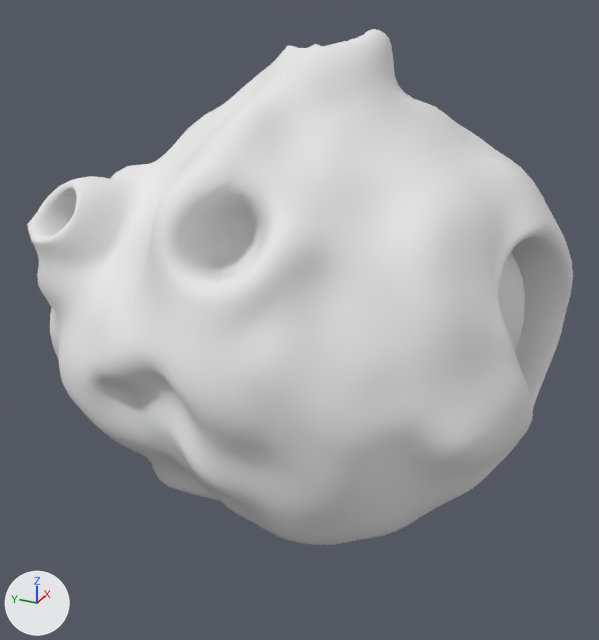
Renders of the OBJ model GDP/3D/Finished/asteroid OBJ.OBJ from each side of a commit.
Before and after are seen from a 50 mm camera at (-32.6, -13.9, 16.5) aimed at (-0.7, 0.5, 0.5). Lighting does not change. The marker at lower left points along +X, +Y and +Z. Where no turn or scale is listed for an object, it has been applied to the vertices.

Names of what the first picture shows: 'asteroid OBJ'.
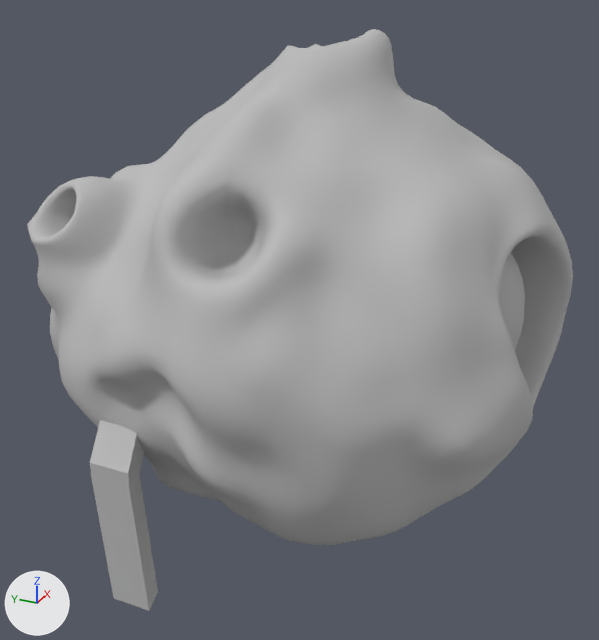
The newer file is also turned or shifted as a whole; pictures and numbers use the older file's frame.

Edits to the bpy script that builds the scene:
```text
Change mat_initialshadinggroup:
    mat_initialshadinggroup.base_color: (0.8, 0.8, 0.8) -> (0.5, 0.5, 0.5)  # white #e7e7e7 -> grey #bcbcbc
Change me_asteroid_obj:
    used by ob_asteroid_obj; location = (0.0, 0.0, 0.0)
    remove me_asteroid_obj.from_pydata(...)  # 6868 vertices, 6884 faces; spans x -11.4..10.6, y -10.9..13.3, z -7.9..13.2
    add me_asteroid_obj.from_pydata(...)  # 6884 vertices, 6898 faces; spans x -11.4..10.6, y -10.9..13.3, z -9.7..13.2
    me_asteroid_obj part 1: a new loose piece of 16 vertices spanning x -10.4..-6.9, y 3.2..6.4, z -9.7..0.1, in mat_initialshadinggroup (grey #bcbcbc)
```

Changed parts and their boxes [x1, y1, x2, y2] in the pictures (599 x 640 px):
'asteroid OBJ', recoloured, reshaped (white to grey, 13% taller): before [27, 29, 573, 545]; after [27, 29, 573, 611]
part 1 of me_asteroid_obj, added: after [90, 420, 158, 611]
